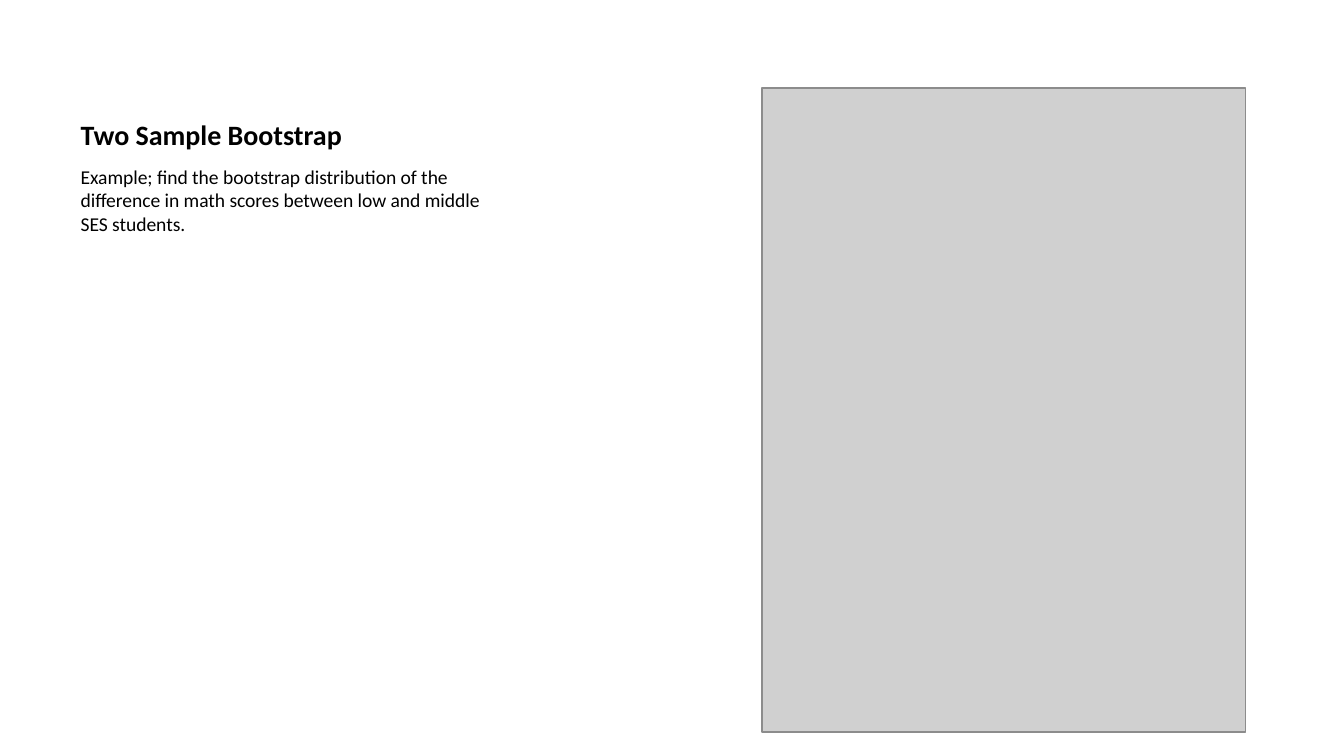
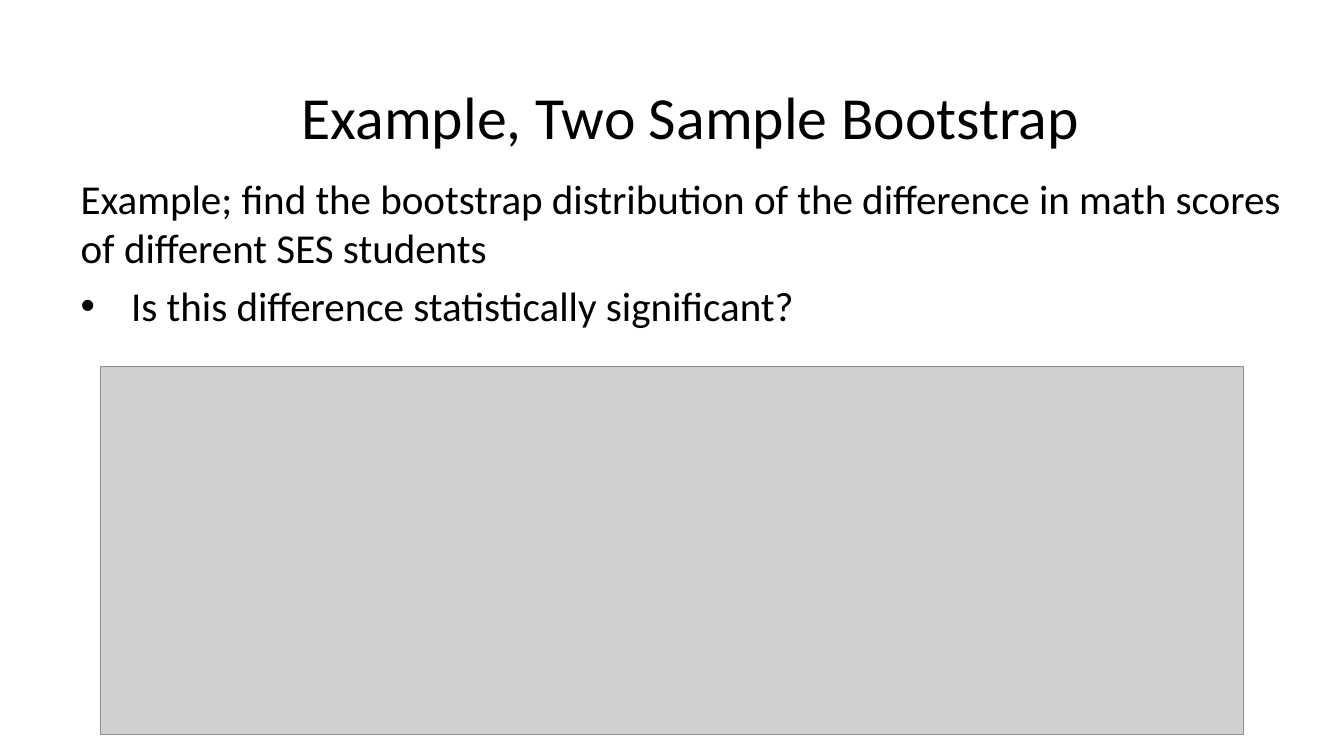
Before and after one commit to StephenElston/CSCI-E-83, a slide deck: slide 23 of LectureSlides/06b_IntroductionToBootstrap.pptx. Drawn at 1344x756 pixels with LibreOffice and Linux fonts; fonts in the diff are those of the drawing; grey boxes stand for pictures. Boxes give left, top, right and bottom in pixels: in the first picture for what was removed or moved away, otherwise in the second. Text is boxed around its words. In the diff, an @@ line names an element or a change of style, - is before the commit and + after.

Commit message:
Added visualization review slides and examples

```diff
--- a/LectureSlides/06b_IntroductionToBootstrap.pptx
+++ b/LectureSlides/06b_IntroductionToBootstrap.pptx
@@ picture removed at box(762, 87, 1246, 731) @@
@@ title at box(302, 97, 1079, 149): text changed; size 15 to 32 pt; bold off @@
-Two Sample Bootstrap
+Example, Two Sample Bootstrap
@@ text at box(81, 185, 1281, 328): text changed; size 10.5 to 22 pt @@
-Example; find the bootstrap distribution of the difference in math scores between low and middle SES students.
+Example; find the bootstrap distribution of the difference in math scores of different SES students
+• Is this difference statistically significant?
@@ picture added at box(101, 367, 1245, 734) @@
```
Also in this commit, not shown: 5 other slides changed, 2 other files.
